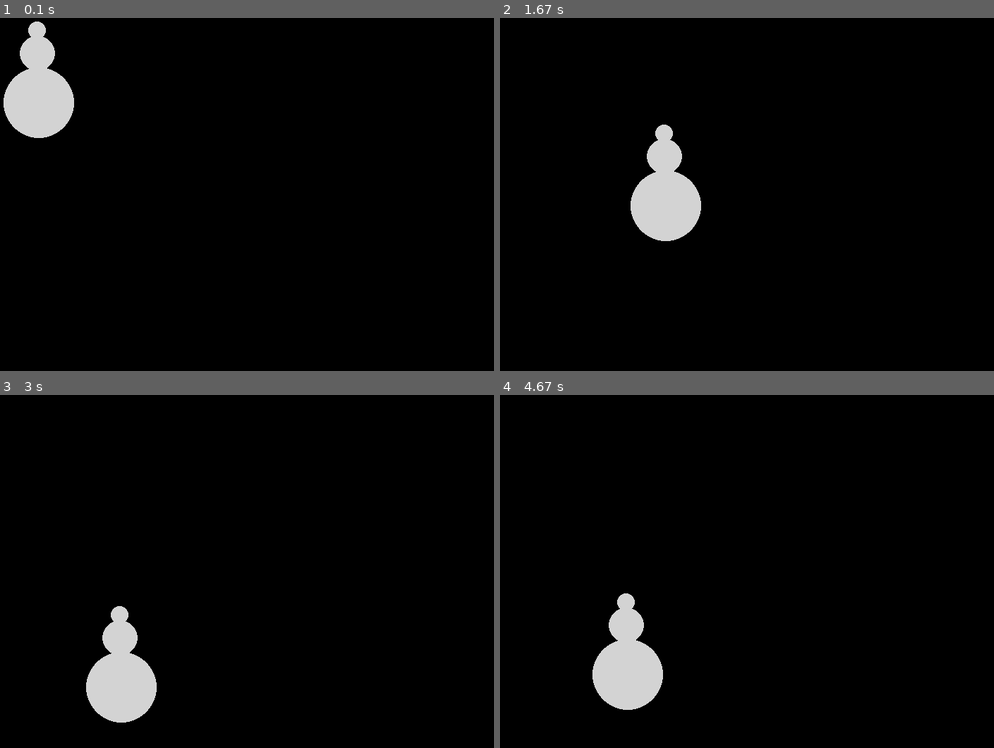
Above: before the commit, frames 1-4 (two rows, left to right).
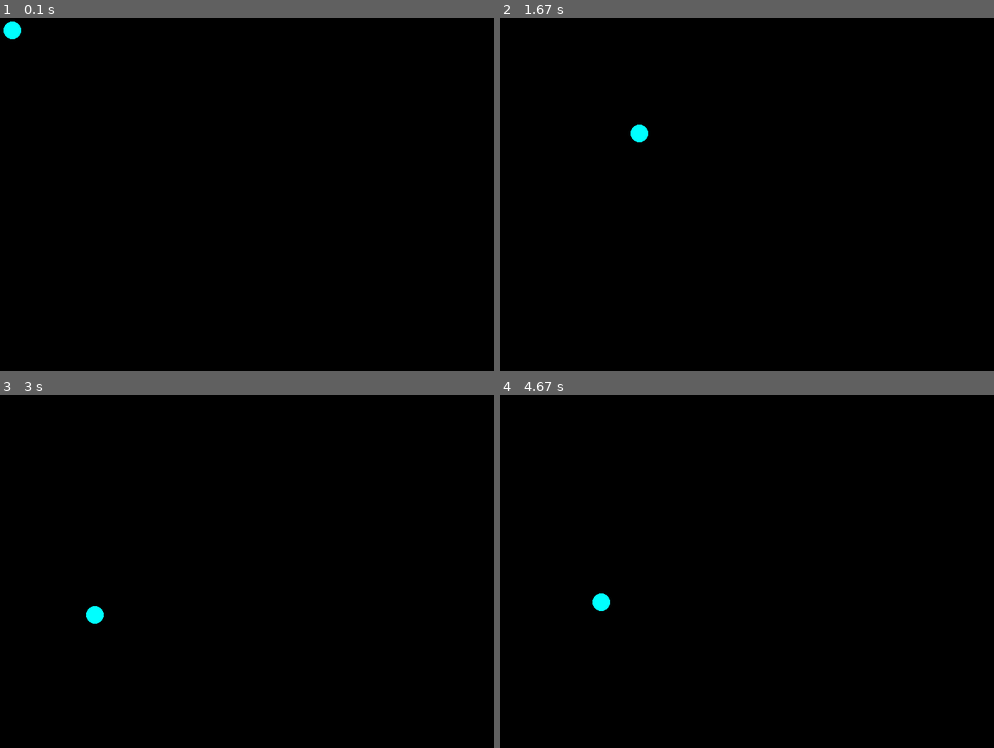
Above: after the commit, the same moments.

Repository: saegl5/myprojects
Game: pygame game, started from Codes/pygame-interaction-part-1.py
Two runs of this game, one before a commit and one after it. Both use one fixed random seed, a clock stepped at 60 frames per second and the inputs below.
Inputs (mouse positions are in pixels of both pictures, inside the frame that each line leads up to):
- Up to frame 1 (0.1 s): no input
- Up to frame 2 (1.67 s): click (747, 194) at 0.38 s; click (796, 272) at 0.72 s; click (929, 318) at 1.05 s; click (628, 123) at 1.38 s
- Up to frame 3 (3 s): click (247, 613) at 1.72 s; click (177, 497) at 2.05 s; click (419, 663) at 2.38 s; click (83, 606) at 2.72 s
- Up to frame 4 (4.67 s): click (603, 504) at 3.05 s; click (628, 635) at 3.38 s; click (924, 652) at 3.72 s; click (598, 702) at 4.05 s; click (593, 592) at 4.38 s

The runs differ from the first frame. In frame 1, 3.0% of the frame differs, in the area x 0-15%, y 1-34%; in frame 2, 3.0%; in frame 3, 3.0%; in frame 4, 3.0%.

Commit message:
changed color and simplified shape

Diff:
--- a/Codes/pygame-interaction-part-1.py
+++ b/Codes/pygame-interaction-part-1.py
@@ -1,7 +1,7 @@
 import pygame # import the Pygame library of functions
 pygame.init() # initialize the game engine
 
-LIGHTGRAY = (211, 211, 211) # example
+CYAN = pygame.Color("cyan") # example, alternative style
 # (Red, Green, Blue) = (0-255, 0-255, 0-255)
 # 0-255 is amount of color
 # the amount of color is additive
@@ -21,12 +21,8 @@
 
 # --- Functions
 def draw_snowman(screen, x_offset, y_offset):
-    # Draw a circle for the head
-    pygame.draw.ellipse(screen, LIGHTGRAY, [35+x_offset, 0+y_offset, 25, 25])
-    # Draw the middle snowman circle
-    pygame.draw.ellipse(screen, LIGHTGRAY, [23+x_offset, 20+y_offset, 50, 50])
-    # Draw the bottom snowman circle
-    pygame.draw.ellipse(screen, LIGHTGRAY, [0+x_offset, 65+y_offset, 100, 100])
+    # Draw an ellipse
+    pygame.draw.ellipse(screen, CYAN, [0+x_offset, 0+y_offset, 25, 25])
 # -------------
 
 while not done: # meaning WHILE True, loop keeps window open
